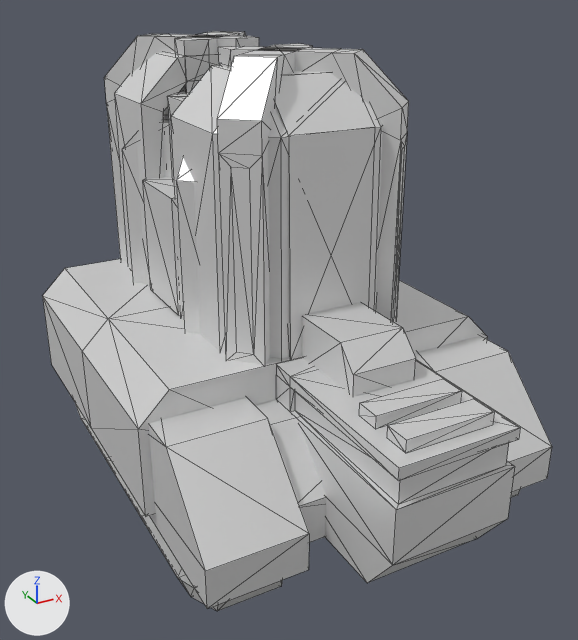
The glTF model glb/cormabm.glb: old version first, new version second.
The view is the same before and after, from a 50 mm camera at (-34.0, -66.0, 48.8) aimed at (0.9, -2.5, 17.1). Every picture has the same lights, and +X, +Y and +Z are marked at lower left. The first picture is the older version. Both versions are drawn at frame 0 of the action 'ActivateClose'; the numbers are the values there. Mesh edges are drawn as thin lines.

The first picture shows 'base', 'dbl', 'dbr', 'dtl', 'dtr', 'turret'.
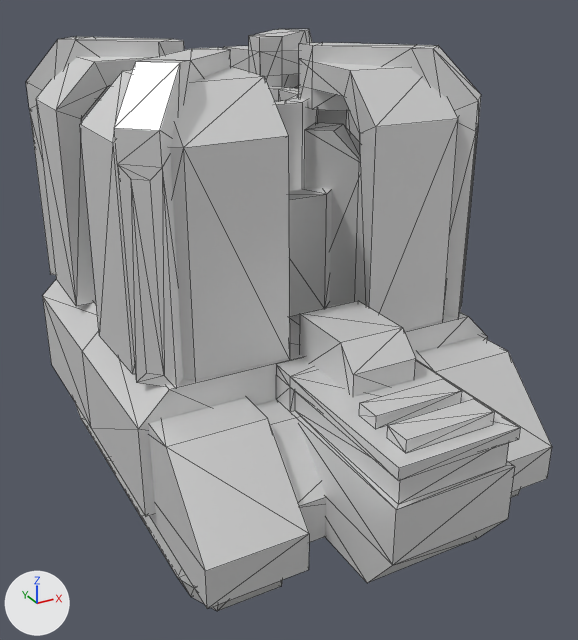
Pixel boxes [x1, y1, x2, y2] of what changed, in the pictures (578 x 640 px):
'dtr', moved: before [171, 44, 375, 364]; after [80, 47, 290, 386]
'dtl', moved: before [218, 46, 409, 359]; after [299, 43, 481, 330]
'dbr', moved: before [104, 34, 259, 288]; after [26, 37, 184, 306]
'dbl', moved: before [163, 31, 246, 115]; after [223, 29, 360, 142]

Diff of the bpy script that builds the scene:
```diff
--- a/glb/cormabm.glb.py
+++ b/glb/cormabm.glb.py
@@ ob_dbl @@
 ob_dbl.parent = ob_base
-ob_dbl.location = (-4.0, 9.0, 12.48)
+ob_dbl.location = (4.0, 9.0, 12.48)
@@ ob_dbr @@
 ob_dbr.parent = ob_base
-ob_dbr.location = (4.0, 9.0, 15.36)
+ob_dbr.location = (-4.0, 9.0, 15.36)
@@ ob_dtl @@
 ob_dtl.parent = ob_base
-ob_dtl.location = (-4.0, 1.0, 15.36)
+ob_dtl.location = (4.0, 1.0, 15.36)
@@ ob_dtr @@
 ob_dtr.parent = ob_base
-ob_dtr.location = (4.0, 1.0, 12.48)
+ob_dtr.location = (-4.0, 1.0, 12.48)
```
